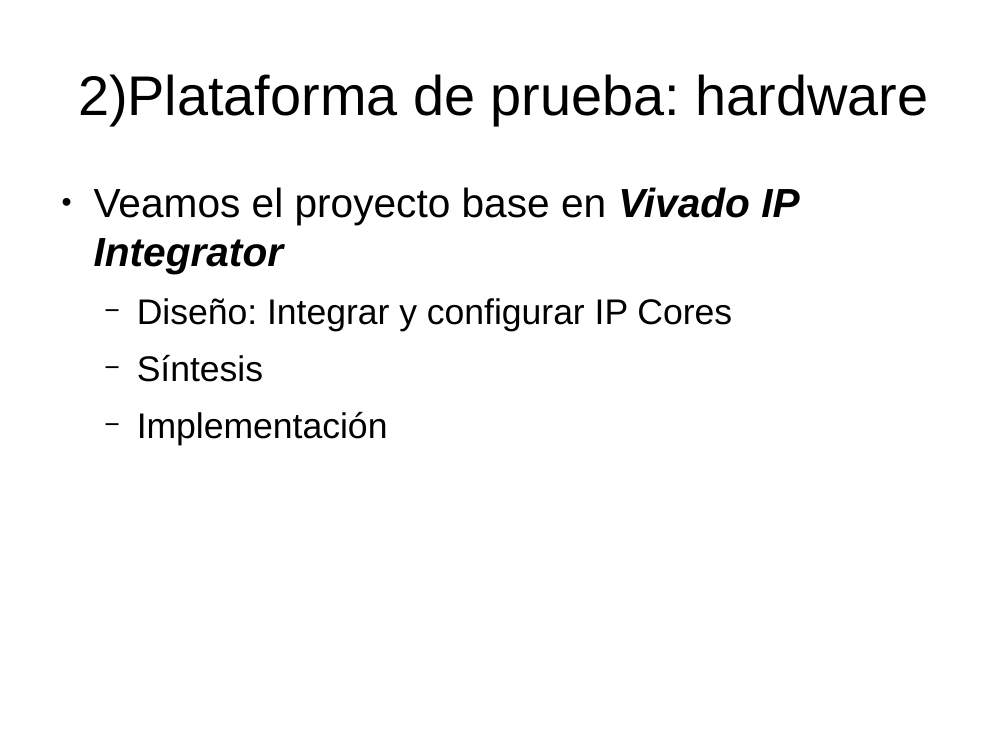
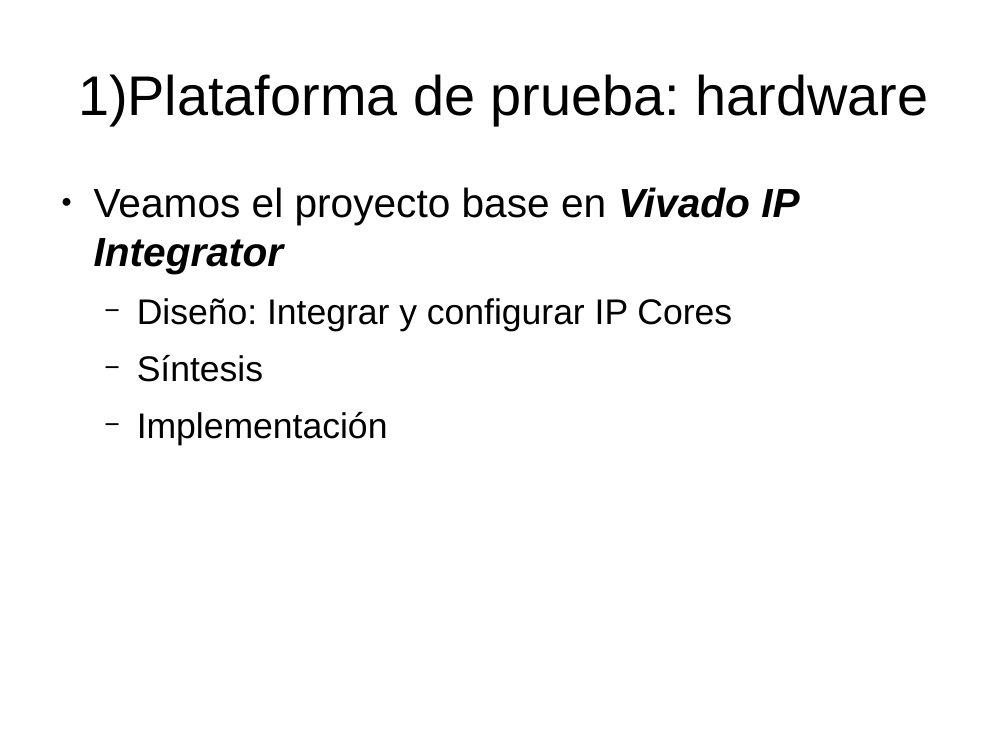
Before and after one commit to miguelgarcia/sase2017-hls-video, a slide deck: slide 13 of presentacion.odp. Drawn at 1008x756 pixels with LibreOffice and Linux fonts; fonts in the diff are those of the drawing. Boxes give left, top, right and bottom in pixels: in the first picture for what was removed or moved away, otherwise in the second. Text is boxed around its words. In the diff, an @@ line names an element or a change of style, - is before the commit and + after.

```diff
--- a/presentacion.odp
+++ b/presentacion.odp
@@ title at [78, 74, 929, 125]: text changed @@
-2)Plataforma de prueba: hardware
+1)Plataforma de prueba: hardware
```
Also in this commit, not shown: 7 other slides changed, 24 slides added.
